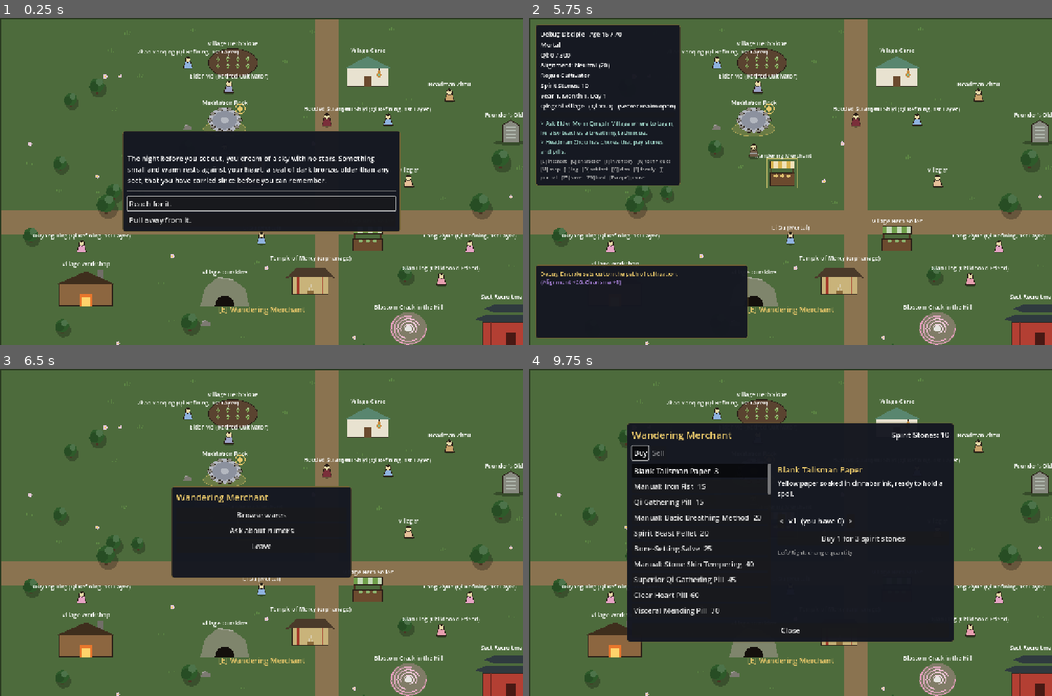
Above: before the commit, frames 1-4 (two rows, left to right).
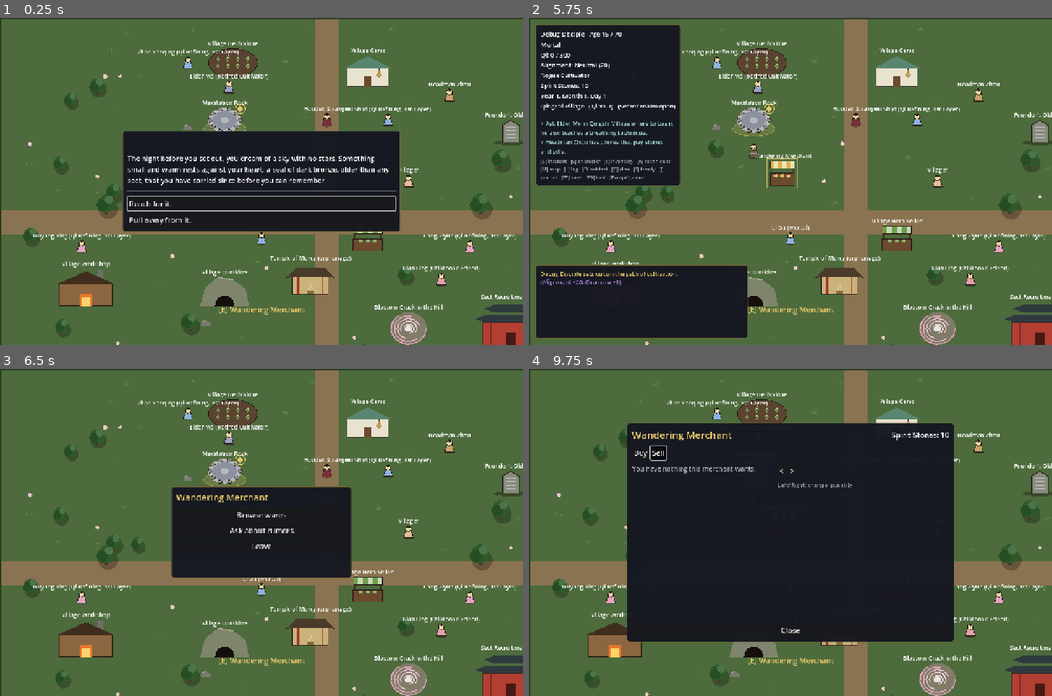
Above: after the commit, the same moments.

Repository: samridghimire/cultivation-game
Game: Godot game, scene res://src/world/world.tscn
Two runs of this game, one before a commit and one after it. Both use one fixed random seed, a clock stepped at 60 frames per second and the inputs below. This scene is started directly instead of the project's main scene.
Inputs (mouse positions are in pixels of both pictures, inside the frame that each line leads up to):
- Up to frame 1 (0.25 s): no input
- Up to frame 2 (5.75 s): click "Reach for it." at 0.5 s; click "Protect those who cannot prot…" at 1.25 s; click "What are you?" at 2 s; click "Why me?" at 2.75 s; click "What are you?" at 3.5 s; click "..." at 4.25 s; click "Set out." at 5 s
- Up to frame 3 (6.5 s): tap Enter at 5.75 s; move the mouse to (376, 516) at 5.77 s; hold D (move_right) from 5.78 s (still down); hold E (interact) from 5.78 s (still down); click (376, 516) at 5.92 s
- Up to frame 4 (9.75 s): release D (move_right) at 6.5 s; release E (interact) at 6.5 s; click "Browse wares" at 6.5 s; click "Qi Gathering Pill 15" at 7.25 s; click "Buy" at 8 s; click "Blank Talisman Paper 3" at 8.75 s; click "Buy" (after the commit: "Sell") at 9.5 s

Frames 1-3 are identical in both runs. In frame 4, 2.6% of the frame differs, in the area x 19-79%, y 23-76%.

Commit message:
[C-019] Qingshi village first-hour fixes
- Elder Mo: clinic is north of the square, not the west path.
- village_nothing now village-only at weight 2; city_nothing keeps weight 4 for cities.
- village_bandit (forest) needs Qi Refining: mortals no longer get a forced 30% fight.
- New merchant field buy_tags (documented via test; plumbed through merchant/EventBus/HUD/ShopScreen/Items.buyback_ids):
  the Wandering Merchant now buys herbs and ore without selling them.
- Baseline rerun: first hour medians QR3 138->137, QR9 292->295, 3.8->3.6 log lines/month; mortal bandit row gone.

Follow-ups: no beast-material items exist yet, so "common loot" is herbs/ore only.

Co-Authored-By: Claude Sonnet 5.5 <noreply@anthropic.com>
Claude-Session: https://claude.ai/code/session_01QzwHkmHK4WPWEbw9QGfdkX

Diff:
--- a/data/dialogue/elder_mo.json
+++ b/data/dialogue/elder_mo.json
@@ -20,7 +20,7 @@
       ]},
     "breathing": {"text": "Sit. Breathe in through the crown, sink it to the dantian, and let the world's qi follow. The Basic Breathing Method. Every immortal began here.",
       "choices": [{"label": "Thank you, senior. (Learn Basic Breathing Method)", "next": "greet", "days": 3, "favor": 5, "effects": {"learn_technique": "basic_breathing"}}]},
-    "first_steps": {"text": "Ha, an honest question. Listen  …(311 unchanged characters)… t road. And if you get hurt, the clinic by the west path will patch you up.",
+    "first_steps": {"text": "Ha, an honest question. Listen  …(311 unchanged characters)… t road. And if you get hurt, the clinic north of the square will patch you up.",
       "choices": [
         {"label": "Tell me about the sects.", "next": "sects_info"},
         {"label": "What trade should I learn?", "next": "trades_info"},
--- a/data/encounters.json
+++ b/data/encounters.json
@@ -1,12 +1,13 @@
 {
   "_doc": "Random events when exploring. An encounter is eligible if it shares a tag with the place's tags, the player' …(2249 unchanged characters)…
   "encounters": [
-    {"id": "village_nothing", "tags": ["village", "city"], "weight": 4, "kind": "neutral", "days": 1, "text": "You wander for a day. Nothing of note happens."},
+    {"id": "village_nothing", "tags": ["village"], "weight": 2, "kind": "neutral", "days": 1, "text": "You wander for a day. Nothing of note happens."},
+    {"id": "city_nothing", "tags": ["city"], "weight": 4, "kind": "neutral", "days": 1, "text": "You wander for a day. Nothing of note happens."},
     {"id": "mountain_sword_marks", "tags": ["mountain"], "weight": 1, "kind": "fortune", "days": 7, "min_realm": "qi_re …(291 unchanged characters)…
     {"id": "forest_ancient_tree", "tags": ["forest"], "weight": 1, "kind": "fortune", "days": 7, "min_realm": "qi_refin …(263 unchanged characters)…
     {"id": "village_lost_coin", "tags": ["village"], "weight": 2, "kind": "fortune", "days": 1, "text": "You spot a spirit stone glinting in a ditch.", "effects": {"items": {"spirit_stone": 1}}},
     {"id": "village_boar", "tags": ["village"], "weight": 2, "kind": "misfortune", "days": 1, "text": "A wild boar charges out of the fields!", "enemy": "wild_boar"},
-    {"id": "village_bandit", "tags": ["forest"], "weight": 1, "kind": "misfortune", "days": 1, "text": "A bandit steps onto the road, blade drawn.", "enemy": "mountain_bandit"},
+    {"id": "village_bandit", "tags": ["forest"], "min_realm": "qi_refining", "weight": 1, "kind": "misfortune", "days": 1, "text": "A bandit steps onto the road, blade drawn.", "enemy": "mountain_bandit"},
     {"id": "village_old_man", "tags": ["village"], "weight": 1, "kind": "fortune", "days": 1, "blocked_by_flag": "met_old_man", "text": "A ragged old man shares a breathing method before vanishing. Was he an immortal?", "effects": {"qi": 200, "set_flag": "met_old_man"}},
 
     {"id": "forest_herbs", "tags": ["forest", "herbs"], "weight": 4, "kind": "fortune", "days": 3, "text": "You gather spirit herbs from the misty undergrowth.", "effects": {"items": {"spirit_herb": 2}}},
--- a/data/regions.json
+++ b/data/regions.json
@@ -22,7 +22,7 @@
         {"type": "workshop", "display_name": "Village Workshop", "pos": [210, 660], "size": [130, 90], "color": "8c6640"},
         {"type": "clinic", "display_name": "Village Clinic", "pos": [900, 130], "size": [100, 75], "color": "7fbf9f"},
         {"type": "orphanage", "display_name": "Temple of Mercy (orphanage)", "pos": [760, 640], "size": [110, 80], "color": "c9b37a"},
-        {"type": "merchant", "display_name": "Wandering Merchant", "pos": [620, 380], "size": [60, 60], "color": "d9b34d"},
+        {"type": "merchant", "display_name": "Wandering Merchant", "pos": [620, 380], "size": [60, 60], "color": "d9b34d", "buy_tags": ["herb", "ore"]},
         {"type": "merchant", "display_name": "Village Herb Seller", "pos": [900, 540], "size": [70, 60], "color": "6f9f4a", "stock_tags": ["herb", "ore"], "max_price": 8},
         {"type": "gather", "display_name": "Village Herb Slope", "pos": [570, 110], "size": [120, 70], "color": "7fae58 …(241 unchanged characters)…
         {"type": "deed_giver", "display_name": "Hooded Stranger", "pos": [800, 250], "size": [30, 30], "color": "7a2f3a", "deed_context": "poisoner", "hidden_by_flag": "poisoner_gone"},
--- a/src/autoload/event_bus.gd
+++ b/src/autoload/event_bus.gd
@@ -19,7 +19,7 @@
 signal crafting_requested(prof_id: String)
 ## The player browses a merchant; open the ShopScreen with its stock filters and
 ## faction (sect id whose reputation sets the prices, "" = none). See merchant.gd.
-signal shop_requested(merchant_name: String, max_price: int, stock_tags: Array, faction: String)
+signal shop_requested(merchant_name: String, max_price: int, stock_tags: Array, faction: String, buy_tags: Array)
 ## The player opened their sect's mission board (sect hall); show the MissionBoard.
 signal mission_board_requested
 ## The sect hall wants the read-only sect balance-of-power window (WU-002).
--- a/src/core/systems/items.gd
+++ b/src/core/systems/items.gd
@@ -106,13 +106,15 @@
 
 
 ## Item ids `c` holds that a merchant with `stock_tags` buys back. Only
-## specialist (tagged) merchants buy, and only goods matching their tags.
-static func buyback_ids(c: CharacterData, data: GameData, stock_tags: Array) -> Array:
+## specialist (tagged) merchants buy, and only goods matching their tags
+## (plus `buy_tags`, which a merchant buys without selling).
+static func buyback_ids(c: CharacterData, data: GameData, stock_tags: Array, buy_tags: Array = []) -> Array:
 	var ids: Array = []
-	if stock_tags.is_empty():
+	var tags: Array = stock_tags + buy_tags
+	if tags.is_empty():
 		return ids
 	for item_id in c.inventory:
-		if c.item_count(item_id) > 0 and has_tag(data, item_id, stock_tags) and sell_price(data, item_id) > 0:
+		if c.item_count(item_id) > 0 and has_tag(data, item_id, tags) and sell_price(data, item_id) > 0:
 			ids.append(item_id)
 	ids.sort_custom(func(a, b): return _price_then_name(data, a, b))
 	return ids
--- a/src/ui/hud.gd
+++ b/src/ui/hud.gd
@@ -227,8 +227,8 @@
 	_update_modal()
 
 
-func _on_shop_requested(merchant_name: String, max_price: int, stock_tags: Array, faction: String) -> void:
-	_shop.open(merchant_name, max_price, stock_tags, faction)
+func _on_shop_requested(merchant_name: String, max_price: int, stock_tags: Array, faction: String, buy_tags: Array) -> void:
+	_shop.open(merchant_name, max_price, stock_tags, faction, buy_tags)
 	_update_modal()
 
 
--- a/src/ui/shop_screen.gd
+++ b/src/ui/shop_screen.gd
@@ -25,6 +25,7 @@
 var _close_button: Button
 var _max_price := 0
 var _stock_tags: Array = []
+var _buy_tags: Array = []
 var _faction := ""
 var _selling := false
 var _selected := ""
@@ -114,10 +115,11 @@
 
 
 ## Opens the merchant's wares (see merchant.gd for max_price / stock_tags / faction).
-func open(merchant_name: String = "Merchant", max_price: int = 0, stock_tags: Array = [], faction: String = "") -> void:
+func open(merchant_name: String = "Merchant", max_price: int = 0, stock_tags: Array = [], faction: String = "", buy_tags: Array = []) -> void:
 	_title.text = merchant_name + price_note(GameState.player, GameState.data, faction)
 	_max_price = max_price
 	_stock_tags = stock_tags
+	_buy_tags = buy_tags
 	_faction = faction
 	_selling = false
 	_selected = ""
@@ -137,7 +139,7 @@
 ## Item ids shown on the current tab.
 func item_ids() -> Array:
 	if _selling:
-		return Items.buyback_ids(GameState.player, GameState.data, _stock_tags)
+		return Items.buyback_ids(GameState.player, GameState.data, _stock_tags, _buy_tags)
 	return Items.shop_stock(GameState.data, _max_price, _stock_tags)
 
 
@@ -187,8 +189,9 @@
 	_stones.text = "Spirit Stones: %d" % p.item_count("spirit_stone")
 	_buy_tab.set_pressed_no_signal(not _selling)
 	_sell_tab.set_pressed_no_signal(_selling)
-	_sell_tab.disabled = _stock_tags.is_empty()
-	_sell_tab.tooltip_text = "This merchant buys nothing." if _stock_tags.is_empty() else ""
+	var buys := not (_stock_tags.is_empty() and _buy_tags.is_empty())
+	_sell_tab.disabled = not buys
+	_sell_tab.tooltip_text = "This merchant buys nothing." if not buys else ""
 	for child in _list.get_children():
 		_list.remove_child(child)
 		child.queue_free()
--- a/src/world/interactables/merchant.gd
+++ b/src/world/interactables/merchant.gd
@@ -8,6 +8,8 @@
 @export var max_price := 0
 ## Only stock items with one of these tags. Empty = untagged goods (pills, manuals).
 @export var stock_tags: Array = []
+## Extra item tags this merchant buys back without selling them (e.g. a general trader taking herbs and ore).
+@export var buy_tags: Array = []
 ## Only trades with players whose alignment is within these bounds (inclusive).
 @export var min_alignment := -1000000
 @export var max_alignment := 1000000
@@ -20,6 +22,6 @@
 	if refusal != "":
 		return [{"label": refusal, "action": Callable(), "disabled": true}]
 	return [
-		{"label": "Browse wares", "action": EventBus.shop_requested.emit.bind(display_name, max_price, stock_tags, faction)},
+		{"label": "Browse wares", "action": EventBus.shop_requested.emit.bind(display_name, max_price, stock_tags, faction, buy_tags)},
 		{"label": "Ask about rumors", "action": GameState.hear_rumors, "keep_open": true},
 	]
--- a/tests/unit/test_shop_screen.gd
+++ b/tests/unit/test_shop_screen.gd
@@ -23,6 +23,19 @@
 	c.inventory = {"spirit_herb": 3, "iron_essence": 2, "qi_gathering_pill": 1}
 	assert_eq(Items.buyback_ids(c, data(), []), [])
 	assert_eq(Items.buyback_ids(c, data(), ["herb"]), ["spirit_herb"])
+
+
+func test_wandering_merchant_buys_common_loot_without_selling_it() -> void:
+	var c := new_character()
+	c.inventory = {"spirit_herb": 2, "iron_essence": 1, "qi_gathering_pill": 1}
+	var place := {}
+	for p: Dictionary in data().regions["qingshi_village"]["places"]:
+		if p.get("display_name", "") == "Wandering Merchant":
+			place = p
+	var buy_tags: Array = place.get("buy_tags", [])
+	assert_false(buy_tags.is_empty())
+	assert_eq(Items.buyback_ids(c, data(), place.get("stock_tags", []), buy_tags), ["spirit_herb", "iron_essence"])
+	assert_false(Items.shop_stock(data(), 0, place.get("stock_tags", [])).has("spirit_herb"))
 
 
 func test_max_quantity_limited_by_stones_or_pouch() -> void:
@@ -54,14 +67,14 @@
 	merchant.stock_tags = ["herb"]
 	var seen: Array = []
 	var bus := root.get_node("EventBus")
-	var cb := func(n: String, max_price: int, tags: Array, faction: String): seen.append([n, max_price, tags, faction])
+	var cb := func(n: String, max_price: int, tags: Array, faction: String, buy_tags: Array): seen.append([n, max_price, tags, faction, buy_tags])
 	bus.shop_requested.connect(cb)
 	var options: Array[Dictionary] = merchant.get_options()
 	assert_eq(options.size(), 2, "Browse wares and Ask about rumors")
 	options[0]["action"].call()
 	bus.shop_requested.disconnect(cb)
 	merchant.free()
-	assert_eq(seen, [["Herb Stall", 0, ["herb"], ""]])
+	assert_eq(seen, [["Herb Stall", 0, ["herb"], "", []]])
 
 	var screen := ShopScreen.new()
 	root.add_child(screen)
--- a/tests/unit/test_world_map_screen.gd
+++ b/tests/unit/test_world_map_screen.gd
@@ -114,7 +114,9 @@
 ## WU-030: explore entries carry the outlook; the map lists foes with danger colors.
 func test_explore_options_describe_foes_in_misty_forest() -> void:
 	var gs := (Engine.get_main_loop() as SceneTree).root.get_node("GameState")
-	gs.start_session(new_character(11))
+	var c := new_character(11)
+	c.realm_index = 1  # mortals meet no forced foes in the forest
+	gs.start_session(c)
 	gs.current_region = "misty_forest"
 	var site: Node = load("res://src/world/interactables/explore_site.gd").new()
 	var options: Array[Dictionary] = site.get_options()
Not shown, changed: docs/balance_baseline.txt
